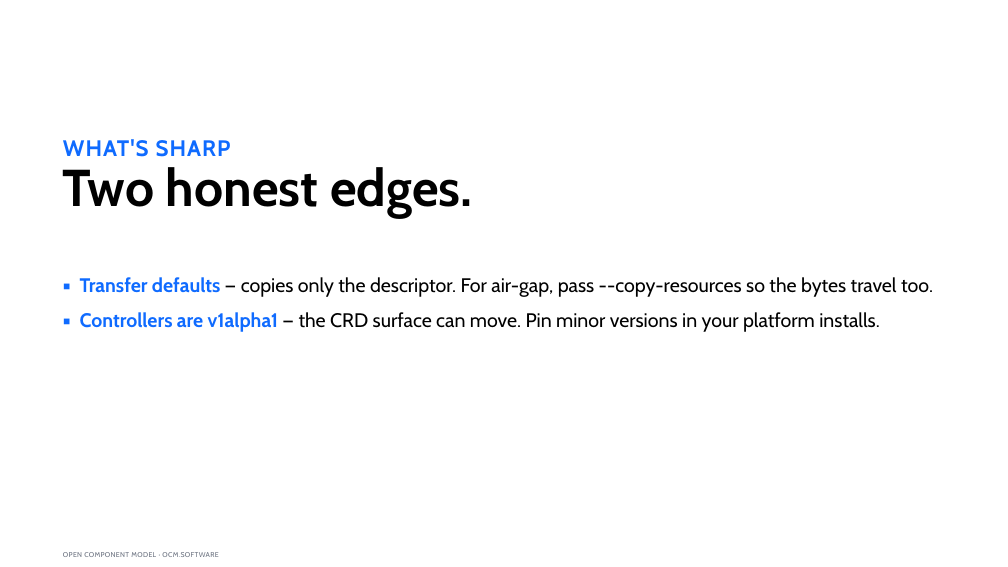
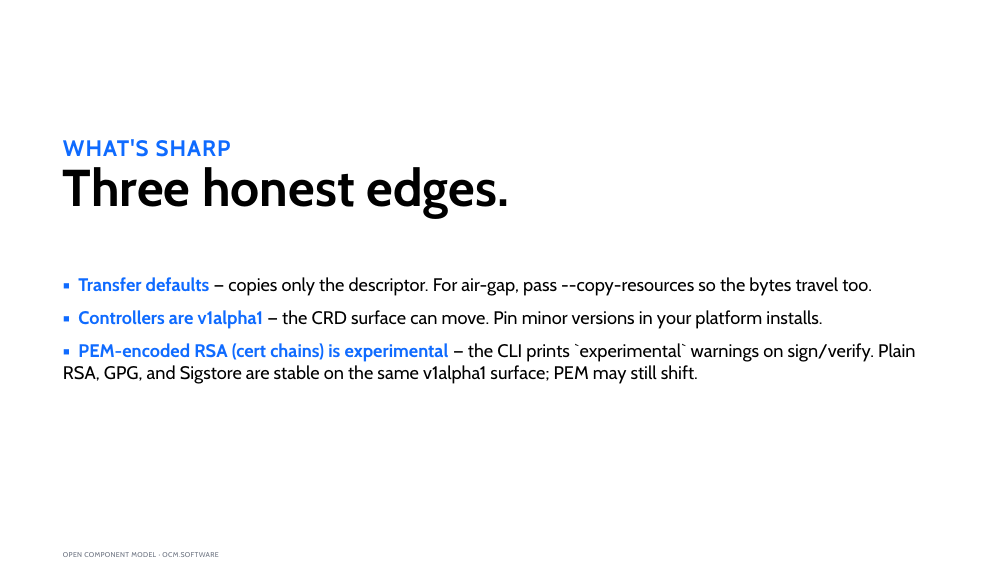
Before and after one commit to morri-son/open-component-model, a slide deck: slide 14 of docs/community/marketing/decks/architect-phase2a/OCM-Sovereign-Delivery-Architect-External.pptx. Drawn at 1008x567 pixels with LibreOffice and Linux fonts; fonts in the diff are those of the drawing. Boxes give left, top, right and bottom in pixels: in the first picture for what was removed or moved away, otherwise in the second. Text is boxed around its words. In the diff, an @@ line names an element or a change of style, - is before the commit and + after.

```diff
--- a/docs/community/marketing/decks/architect-phase2a/OCM-Sovereign-Delivery-Architect-External.pptx
+++ b/docs/community/marketing/decks/architect-phase2a/OCM-Sovereign-Delivery-Architect-External.pptx
@@ title at (63,167,510,217): text changed @@
-Two honest edges.
+Three honest edges.
@@ text at (78,277,872,329): size 28 to 26 pt in "▪ Transfer defaults — copies only the ...", "▪ Controllers are v1alpha1 — the CRD ..." @@
@@ text at (63,343,915,383): paragraph added @@
+▪ PEM-encoded RSA (cert chains) is experimental — the CLI prints `experimental` warnings on sign/verify. Plain RSA, GPG, and Sigstore are stable on the same v1alpha1 surface; PEM may still shift.
```
Also in this commit, not shown: 9 other slides changed, 1 slide added, 4 other files.
